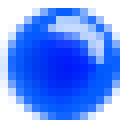
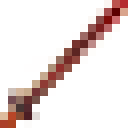
Layers edited between the first and the second 128 × 128 image:
hid "图层 2" over 0, 0, 128, 128
showed "1cbb59471a43888c48843ef45e5a7e23" over 0, 0, 128, 128
hid "椭圆 2" over 0, 8, 128, 128
